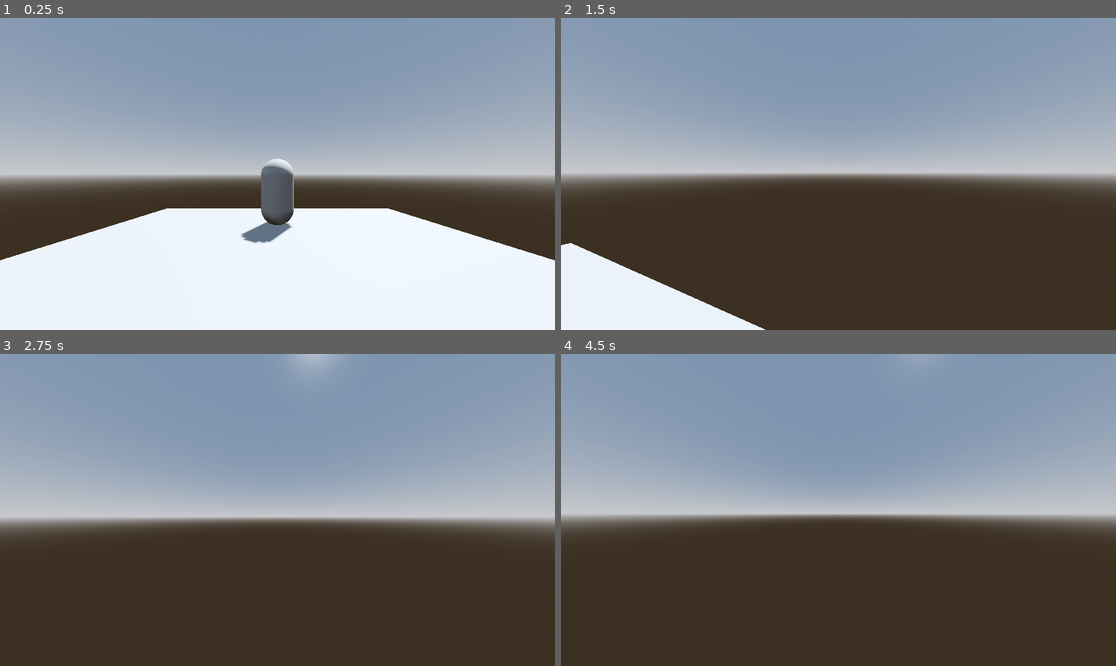
Above: before the commit, frames 1-4 (two rows, left to right).
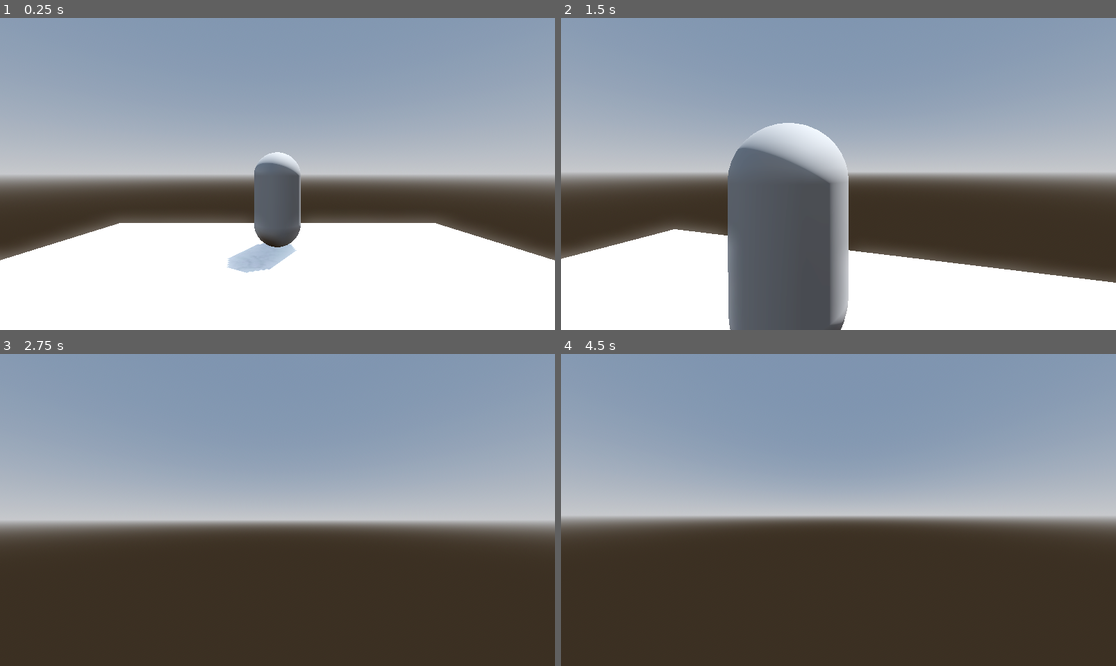
Above: after the commit, the same moments.

Repository: RamiMaseesa/Just-a-red-button
Game: Godot game, scene res://Scene/TestScene1.tscn
The game is run twice, just before and just after one commit, with the same random seed, the same clock (stepped at 60 frames per second) and the same inputs. The project has no main scene, so this scene is started directly.
Inputs (mouse positions are in pixels of both pictures, inside the frame that each line leads up to):
- Up to frame 1 (0.25 s): no input
- Up to frame 2 (1.5 s): tap Enter (ui_accept) at 0.5, 0.77 s; move the mouse to (866, 174) at 0.52 s; hold Shift (sprint) 0.53-1.28 s; hold Up (ui_up) from 0.53 s (still down); move the mouse to (810, 174) at 1.27 s; tap Shift (sprint) at 1.35 s
- Up to frame 3 (2.75 s): keep holding Up (ui_up); tap Enter (ui_accept) at 1.52 s; move the mouse to (288, 503) at 2.02 s; hold Shift (sprint) from 2.03 s (still down)
- Up to frame 4 (4.5 s): keep holding Up (ui_up); move the mouse to (832, 516) at 2.77 s; release Shift (sprint) at 2.78 s; tap Shift (sprint) at 2.85, 4.35 s; tap Enter (ui_accept) at 3.02, 3.5, 3.77, 4.25 s; move the mouse to (877, 513) at 3.52 s; hold Shift (sprint) 3.53-4.28 s; move the mouse to (794, 506) at 4.27 s

The runs differ from the first frame. In frame 1, 4.9% of the frame differs, in the area x 0-100%, y 42-82%; in frame 2, 28%, in the area x 0-100%, y 33-100%; in frame 3, 4.3%; in frame 4, 2.1%.

Commit message:
feat: added white room

Diff:
--- a/justaredbutton/Prefabs/Player.tscn
+++ b/justaredbutton/Prefabs/Player.tscn
@@ -22,4 +22,4 @@
 
 [node name="Camera3D" type="Camera3D" parent="Head"]
 transform = Transform3D(1, 0, 0, 0, 1, 0, 0, 0, 1, 0, 1.57268, 0)
-fov = 90.0
+fov = 70.0
--- /dev/null
+++ b/justaredbutton/Scene/GameScene.tscn
@@ -0,0 +1,151 @@
+[gd_scene load_steps=16 format=3 uid="uid://p1mjifwn0a1i"]
+
+[ext_resource type="Texture2D" uid="uid://bx83kh6vwpi4o" path="res://Art/Materials/white_concrete-2K/2K-concrete_white-diffuse.jpg" id="1_re06w"]
+[ext_resource type="PackedScene" uid="uid://dyj2csyv0mnke" path="res://Prefabs/Player.tscn" id="2_ije5n"]
+
+[sub_resource type="ProceduralSkyMaterial" id="ProceduralSkyMaterial_p6feu"]
+sky_top_color = Color(0.302485, 0.457751, 0.646002, 1)
+sky_horizon_color = Color(0.635218, 0.649731, 0.705844, 1)
+ground_bottom_color = Color(0.238385, 0.141172, 0.177376, 1)
+ground_horizon_color = Color(0.635218, 0.649731, 0.705844, 1)
+
+[sub_resource type="Sky" id="Sky_x4vtv"]
+sky_material = SubResource("ProceduralSkyMaterial_p6feu")
+
+[sub_resource type="Environment" id="Environment_kpaov"]
+background_mode = 2
+sky = SubResource("Sky_x4vtv")
+tonemap_mode = 2
+glow_enabled = true
+
+[sub_resource type="StandardMaterial3D" id="StandardMaterial3D_j7xrd"]
+albedo_texture = ExtResource("1_re06w")
+
+[sub_resource type="PlaneMesh" id="PlaneMesh_d1fvo"]
+
+[sub_resource type="ConvexPolygonShape3D" id="ConvexPolygonShape3D_v7io5"]
+points = PackedVector3Array(1.01587, 0.015873, 1.01587, -1.01587, -0.015873, -1.01587, -1.01587, 0.015873, -1.01587, 1.01587, -0.015873, -1.01587, -1.01587, -0.015873, 1.01587, -1.01587, 0.015873, 1.01587, 1.01587, 0.015873, -1.01587, 1.01587, -0.015873, 1.01587)
+
+[sub_resource type="StandardMaterial3D" id="StandardMaterial3D_ulv0v"]
+albedo_texture = ExtResource("1_re06w")
+
+[sub_resource type="QuadMesh" id="QuadMesh_pc8tc"]
+
+[sub_resource type="ConvexPolygonShape3D" id="ConvexPolygonShape3D_x121a"]
+points = PackedVector3Array(-0.507937, -0.507937, -0.00793651, 0.507937, 0.507937, 0.00793651, 0.507937, 0.507937, -0.00793651, -0.507937, 0.507937, 0.00793651, 0.507937, -0.507937, 0.00793651, 0.507937, -0.507937, -0.00793651, -0.507937, 0.507937, -0.00793651, -0.507937, -0.507937, 0.00793651)
+
+[sub_resource type="StandardMaterial3D" id="StandardMaterial3D_6151g"]
+albedo_texture = ExtResource("1_re06w")
+
+[sub_resource type="StandardMaterial3D" id="StandardMaterial3D_2fn6x"]
+albedo_texture = ExtResource("1_re06w")
+
+[sub_resource type="StandardMaterial3D" id="StandardMaterial3D_cv02h"]
+albedo_texture = ExtResource("1_re06w")
+
+[sub_resource type="StandardMaterial3D" id="StandardMaterial3D_2hvtf"]
+albedo_texture = ExtResource("1_re06w")
+
+[node name="GameScene" type="Node3D"]
+
+[node name="CharacterBody3D" parent="." instance=ExtResource("2_ije5n")]
+transform = Transform3D(1, 0, 0, 0, 1, 0, 0, 0, 1, -8.95922, 0.587497, 3.18198)
+
+[node name="WorldEnvironment" type="WorldEnvironment" parent="."]
+environment = SubResource("Environment_kpaov")
+
+[node name="DirectionalLight3D" type="DirectionalLight3D" parent="."]
+transform = Transform3D(-1, -8.74228e-08, 3.82137e-15, 0, -4.37114e-08, -1, 8.74228e-08, -1, 4.37114e-08, 0, 25, 0)
+light_color = Color(0.585062, 0.585062, 0.585062, 1)
+light_energy = 0.75
+light_angular_distance = 90.0
+shadow_enabled = true
+
+[node name="Map" type="Node3D" parent="."]
+
+[node name="Floor" type="RigidBody3D" parent="Map"]
+freeze = true
+
+[node name="MeshInstance3D" type="MeshInstance3D" parent="Map/Floor"]
+transform = Transform3D(25, 0, 0, 0, 25, 0, 0, 0, 25, 0, 0, 0)
+material_override = SubResource("StandardMaterial3D_j7xrd")
+mesh = SubResource("PlaneMesh_d1fvo")
+
+[node name="CollisionShape3D" type="CollisionShape3D" parent="Map/Floor"]
+transform = Transform3D(25, 0, 0, 0, 25, 0, 0, 0, 25, 0, 0, 0)
+shape = SubResource("ConvexPolygonShape3D_v7io5")
+
+[node name="Wall1" type="RigidBody3D" parent="Map"]
+transform = Transform3D(1, 0, 0, 0, 1, 0, 0, 0, 1, 0, 25, -25)
+freeze = true
+
+[node name="MeshInstance3D" type="MeshInstance3D" parent="Map/Wall1"]
+transform = Transform3D(50, 0, 0, 0, 50, 0, 0, 0, 50, 0, 0, 0)
+material_override = SubResource("StandardMaterial3D_ulv0v")
+mesh = SubResource("QuadMesh_pc8tc")
+
+[node name="CollisionShape3D" type="CollisionShape3D" parent="Map/Wall1"]
+transform = Transform3D(50, 0, 0, 0, 50, 0, 0, 0, 50, 0, 0, 0)
+shape = SubResource("ConvexPolygonShape3D_x121a")
+
+[node name="Wall2" type="RigidBody3D" parent="Map"]
+transform = Transform3D(-1, 0, -8.74228e-08, 0, 1, 0, 8.74228e-08, 0, -1, 0, 25, 25)
+freeze = true
+
+[node name="MeshInstance3D" type="MeshInstance3D" parent="Map/Wall2"]
+transform = Transform3D(50, 0, 0, 0, 50, 0, 0, 0, 50, 0, 0, 0)
+material_override = SubResource("StandardMaterial3D_6151g")
+mesh = SubResource("QuadMesh_pc8tc")
+skeleton = NodePath("../../Wall2")
+
+[node name="CollisionShape3D" type="CollisionShape3D" parent="Map/Wall2"]
+transform = Transform3D(50, 0, 0, 0, 50, 0, 0, 0, 50, 0, 0, 0)
+shape = SubResource("ConvexPolygonShape3D_x121a")
+
+[node name="Wall3" type="RigidBody3D" parent="Map"]
+transform = Transform3D(-4.37114e-08, 0, 1, 0, 1, 0, -1, 0, -4.37114e-08, -25, 25, 0)
+freeze = true
+
+[node name="MeshInstance3D" type="MeshInstance3D" parent="Map/Wall3"]
+transform = Transform3D(50, 0, 0, 0, 50, 0, 0, 0, 50, 0, 0, 0)
+material_override = SubResource("StandardMaterial3D_2fn6x")
+mesh = SubResource("QuadMesh_pc8tc")
+skeleton = NodePath("../../Wall2")
+
+[node name="CollisionShape3D" type="CollisionShape3D" parent="Map/Wall3"]
+transform = Transform3D(50, 0, 0, 0, 50, 0, 0, 0, 50, 0, 0, 0)
+shape = SubResource("ConvexPolygonShape3D_x121a")
+
+[node name="Wall4" type="RigidBody3D" parent="Map"]
+transform = Transform3D(-4.37114e-08, 0, -1, 0, 1, 0, 1, 0, -4.37114e-08, 25, 25, 0)
+freeze = true
+
+[node name="MeshInstance3D" type="MeshInstance3D" parent="Map/Wall4"]
+transform = Transform3D(50, 0, 0, 0, 50, 0, 0, 0, 50, 0, 0, 0)
+material_override = SubResource("StandardMaterial3D_cv02h")
+mesh = SubResource("QuadMesh_pc8tc")
+skeleton = NodePath("../../Wall2")
+
+[node name="CollisionShape3D" type="CollisionShape3D" parent="Map/Wall4"]
+transform = Transform3D(50, 0, 0, 0, 50, 0, 0, 0, 50, 0, 0, 0)
+shape = SubResource("ConvexPolygonShape3D_x121a")
+
+[node name="Ceiling" type="RigidBody3D" parent="Map"]
+transform = Transform3D(-1, -8.74228e-08, 0, 8.74228e-08, -1, 0, 0, 0, 1, 0, 50, 0)
+freeze = true
+
+[node name="MeshInstance3D" type="MeshInstance3D" parent="Map/Ceiling"]
+transform = Transform3D(25, 0, 0, 0, 25, 0, 0, 0, 25, 0, 0, 0)
+material_override = SubResource("StandardMaterial3D_2hvtf")
+mesh = SubResource("PlaneMesh_d1fvo")
+
+[node name="CollisionShape3D" type="CollisionShape3D" parent="Map/Ceiling"]
+transform = Transform3D(25, 0, 0, 0, 25, 0, 0, 0, 25, 0, 0, 0)
+shape = SubResource("ConvexPolygonShape3D_v7io5")
+
+[node name="DirectionalLight3D2" type="DirectionalLight3D" parent="."]
+transform = Transform3D(-1, -8.74228e-08, -3.82137e-15, 0, -4.37114e-08, 1, -8.74228e-08, 1, 4.37114e-08, 0, 25, 0)
+light_color = Color(0.585062, 0.585062, 0.585062, 1)
+light_energy = 0.75
+light_angular_distance = 21.82
+shadow_enabled = true
--- a/justaredbutton/Scene/TestScene1.tscn
+++ b/justaredbutton/Scene/TestScene1.tscn
@@ -1,5 +1,6 @@
-[gd_scene load_steps=9 format=3 uid="uid://df7o1mbpv0kvm"]
+[gd_scene load_steps=11 format=3 uid="uid://df7o1mbpv0kvm"]
 
+[ext_resource type="Texture2D" uid="uid://dwtriai3yf3wu" path="res://Art/Materials/white_concrete-2K/2K-concrete_white-ao.jpg" id="1_ya6mm"]
 [ext_resource type="PackedScene" uid="uid://dyj2csyv0mnke" path="res://Prefabs/Player.tscn" id="2_64p6a"]
 
 [sub_resource type="ProceduralSkyMaterial" id="ProceduralSkyMaterial_qy4q3"]
@@ -17,6 +18,9 @@
 
 [sub_resource type="ConvexPolygonShape3D" id="ConvexPolygonShape3D_yh5j3"]
 points = PackedVector3Array(5.07738, 0.079334, 5.07738, -5.07738, -0.079334, -5.07738, -5.07738, 0.079334, -5.07738, 5.07738, -0.079334, -5.07738, -5.07738, -0.079334, 5.07738, -5.07738, 0.079334, 5.07738, 5.07738, 0.079334, -5.07738, 5.07738, -0.079334, 5.07738)
+
+[sub_resource type="StandardMaterial3D" id="StandardMaterial3D_t8fk8"]
+albedo_texture = ExtResource("1_ya6mm")
 
 [sub_resource type="PlaneMesh" id="PlaneMesh_mlmap"]
 size = Vector2(10, 10)
@@ -43,6 +47,7 @@
 shape = SubResource("ConvexPolygonShape3D_yh5j3")
 
 [node name="MeshInstance3D" type="MeshInstance3D" parent="Platform"]
+material_override = SubResource("StandardMaterial3D_t8fk8")
 mesh = SubResource("PlaneMesh_mlmap")
 skeleton = NodePath("../..")
 
--- a/justaredbutton/Scripts/PlayerMovement.gd
+++ b/justaredbutton/Scripts/PlayerMovement.gd
@@ -12,7 +12,7 @@
 var t_bob = 0.0
 
 #fov variables
-const BASE_FOV = 90
+const BASE_FOV = 70
 const FOV_CHANGE = 1.5
 
 @onready var head = $Head
@@ -26,7 +26,7 @@
 	if event is InputEventMouseMotion:
 		head.rotate_y(-event.relative.x * SENSITIVITY)
 		camera.rotate_x(-event.relative.y * SENSITIVITY)
-		camera.rotation.x = clamp(camera.rotation.x, deg_to_rad(-40), deg_to_rad(60))
+		camera.rotation.x = clamp(camera.rotation.x, deg_to_rad(-60), deg_to_rad(60))
 
 
 func _physics_process(delta: float) -> void:
@@ -56,8 +56,8 @@
 			velocity.x = lerp(velocity.x, direction.x * speed, delta * 7.0)
 			velocity.z = lerp(velocity.z, direction.z * speed, delta * 7.0)
 	else:
-		velocity.x = lerp(velocity.x, direction.x * speed, delta * 3.0)
-		velocity.z = lerp(velocity.z, direction.z * speed, delta * 3.0)
+		velocity.x = lerp(velocity.x, direction.x * speed, delta * 1.0)
+		velocity.z = lerp(velocity.z, direction.z * speed, delta * 1.0)
 
 	# head bob
 	t_bob += delta * velocity.length() * float(is_on_floor())
--- a/justaredbutton/project.godot
+++ b/justaredbutton/project.godot
@@ -32,6 +32,10 @@
 naming/size/mode=0
 naming/size/viewport_height=648
 naming/size/viewport_width=1152
+
+[filesystem]
+
+import/blender/enabled=false
 
 [input]
 
Binary file added: justaredbutton/Art/Materials/concrete_plate_5-2K/2K-concretetile_5_ambientocclusion.jpg
Not shown, added: justaredbutton/Art/Materials/concrete_plate_5-2K/2K-concretetile_5_ambientocclusion.jpg.import
Binary file added: justaredbutton/Art/Materials/concrete_plate_5-2K/2K-concretetile_5_basecolor.jpg
Not shown, added: justaredbutton/Art/Materials/concrete_plate_5-2K/2K-concretetile_5_basecolor.jpg.import
Binary file added: justaredbutton/Art/Materials/concrete_plate_5-2K/2K-concretetile_5_height.jpg
Not shown, added: justaredbutton/Art/Materials/concrete_plate_5-2K/2K-concretetile_5_height.jpg.import
Binary file added: justaredbutton/Art/Materials/concrete_plate_5-2K/2K-concretetile_5_metallic.jpg
Not shown, added: justaredbutton/Art/Materials/concrete_plate_5-2K/2K-concretetile_5_metallic.jpg.import
Binary file added: justaredbutton/Art/Materials/concrete_plate_5-2K/2K-concretetile_5_normal.jpg
Not shown, added: justaredbutton/Art/Materials/concrete_plate_5-2K/2K-concretetile_5_normal.jpg.import
Binary file added: justaredbutton/Art/Materials/concrete_plate_5-2K/2K-concretetile_5_roughness.jpg
Not shown, added: justaredbutton/Art/Materials/concrete_plate_5-2K/2K-concretetile_5_roughness.jpg.import
(and 39 more such lines)
